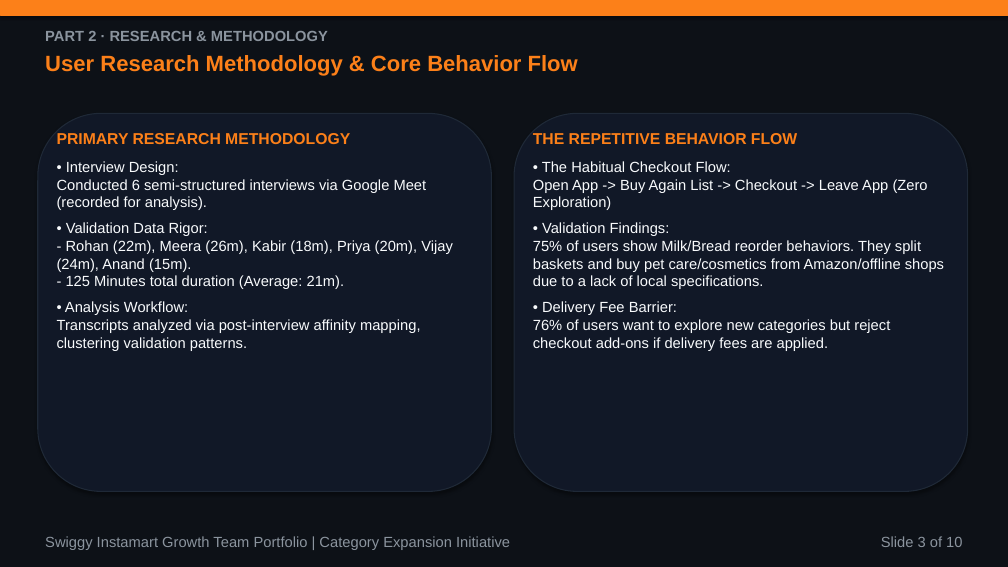
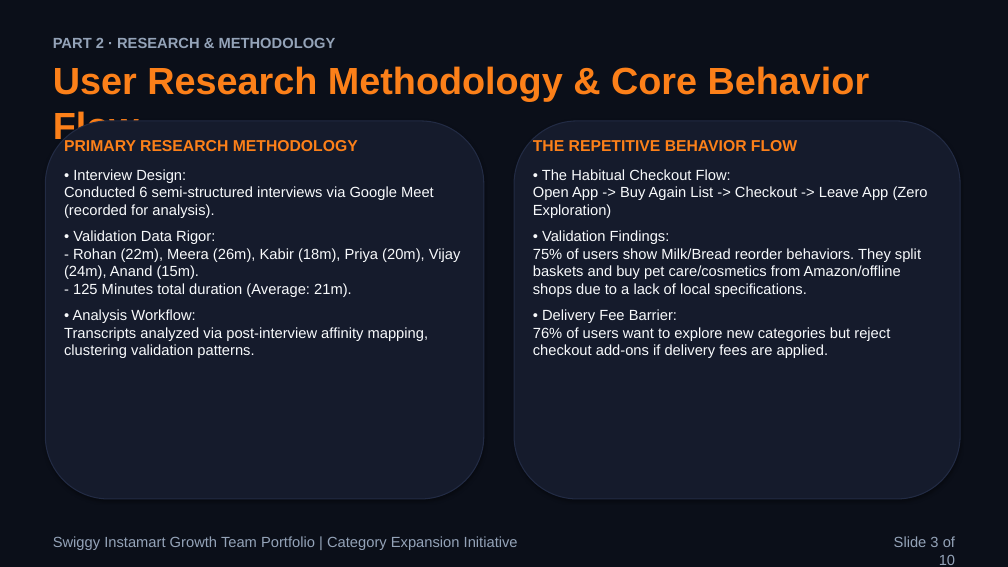
Before and after one commit to aashritamalviya1999/swiggy-instamart-discovery, a slide deck: slide 3 of NL Swiggy Instamart.pptx. Drawn at 1008x567 pixels with LibreOffice and Linux fonts; fonts in the diff are those of the drawing. Boxes give left, top, right and bottom in pixels: in the first picture for what was removed or moved away, otherwise in the second. Text is boxed around its words. In the diff, an @@ line names an element or a change of style, - is before the commit and + after.

Commit message:
Redesign slide decks to adhere strictly to premium design system guidelines and font size scales

```diff
--- a/NL Swiggy Instamart.pptx
+++ b/NL Swiggy Instamart.pptx
@@ rectangle at [0,0,1008,567]: fill #0D1117 to #0B0F19 @@
@@ rectangle removed at [0,0,1008,15] @@
@@ text "User Research Methodology & Core ...": place and size @@
-text "User Research Methodology & Core ..." at [45,55,578,76]
+text "User Research Methodology & Core ..." at [53,66,870,147]
@@ text "User Research Methodology & Core ..." at [53,66,870,147]: size 21 to 36 pt @@
@@ text "PART 2 · RESEARCH & ...": place and size @@
-text "PART 2 · RESEARCH & ..." at [45,31,328,41]
+text "PART 2 · RESEARCH & ..." at [53,38,336,48]
@@ rounded rectangle at [45,121,484,499]: fill #111827 to #151B2C; outline #1F2937 1 pt to #222B44 1 pt @@
@@ rounded rectangle: place and size @@
-rounded rectangle at [38,113,492,492]
+rounded rectangle at [45,121,484,499]
@@ text "PRIMARY RESEARCH METHODOLOGY": place and size @@
-text "PRIMARY RESEARCH METHODOLOGY" at [57,133,453,351]
+text "PRIMARY RESEARCH METHODOLOGY" at [64,140,461,358]
@@ rounded rectangle: place and size @@
-rounded rectangle at [514,113,968,492]
+rounded rectangle at [514,121,960,499]
@@ rounded rectangle at [514,121,960,499]: fill #111827 to #151B2C; outline #1F2937 1 pt to #222B44 1 pt @@
@@ text "THE REPETITIVE BEHAVIOR FLOW" rewrapped from [533,133,944,351] to [533,140,928,358] @@
@@ text "Swiggy Instamart Growth Team Portfolio ...": place and size @@
-text "Swiggy Instamart Growth Team Portfolio ..." at [45,536,510,550]
+text "Swiggy Instamart Growth Team Portfolio ..." at [53,536,518,550]
@@ text colour #8B949E to #94A3B8 in 3 elements at [53,536,518,550], [53,38,336,48], [894,536,955,565] @@
```
Also in this commit, not shown: 9 other slides changed, 3 other files.
